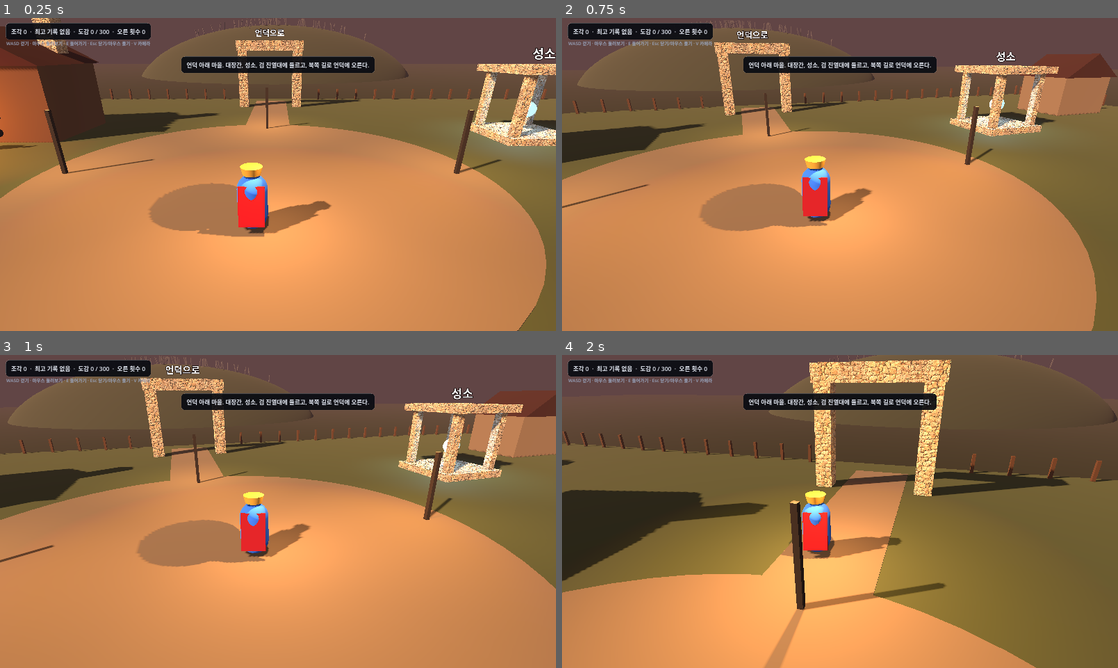
Above: before the commit, frames 1-4 (two rows, left to right).
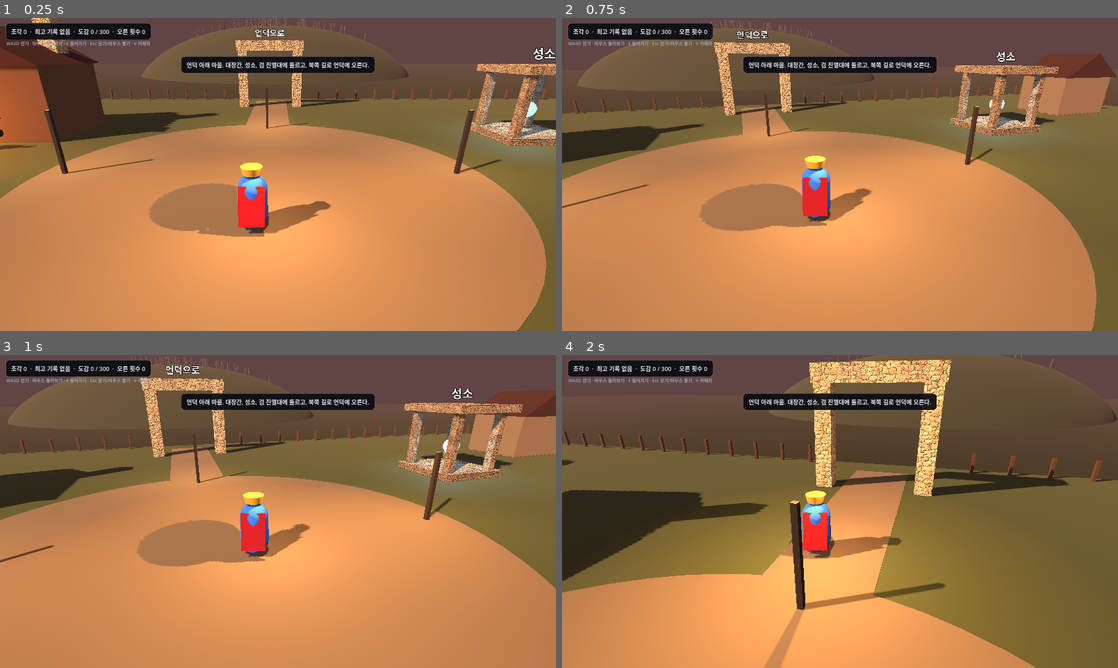
Above: after the commit, the same moments.

Repository: Razer-rgxx/chongseong
Game: Godot game, scene res://scenes/lobby/lobby.tscn
Two runs of this game, one before a commit and one after it. Both use one fixed random seed, a clock stepped at 60 frames per second and the inputs below.
Inputs (mouse positions are in pixels of both pictures, inside the frame that each line leads up to):
- Up to frame 1 (0.25 s): no input
- Up to frame 2 (0.75 s): tap Enter at 0.5 s; move the mouse to (867, 174) at 0.52 s; press the mouse at (867, 174) at 0.53 s; hold W (move_up) from 0.53 s (still down)
- Up to frame 3 (1 s): keep holding W (move_up)
- Up to frame 4 (2 s): keep holding W (move_up); move the mouse to (812, 511) at 1.27 s; release the mouse at (812, 511) at 1.28 s; tap Shift (dash) at 1.35 s

The runs differ from the first frame. In frame 1, 1.9% of the frame differs, in the area x 84-100%, y 14-41%; in frame 2, 1.6%; in frame 3, 2.1%, in the area x 71-95%, y 15-41%; in frame 4, nothing differs.

Commit message:
성소와 숫돌 제단에 큰 돌 블록 질감(Poly Haven Medieval Blocks 03, CC0)
- 받은 4K 원본을 2K JPG로 줄여 넣었다. CREDITS.md에 출처
- 질감 변환에서 RGBA EXR의 채널 순서를 바로잡았다(저장소 밖 스크립트)

Co-Authored-By: Claude Opus 5.5 <noreply@anthropic.com>
Claude-Session: https://claude.ai/code/session_016eqR6Do96CH8uLForSR8az

Diff:
--- a/scripts/lobby/lobby.gd
+++ b/scripts/lobby/lobby.gd
@@ -301,7 +301,7 @@
 
 func _build_shrine() -> void:
 	var at := Grid.cells_to_world(shrine_at)
-	var stone := VillageMaterials.get_mat("stone_wall", Color(0.5, 0.52, 0.56), 2.0)
+	var stone := VillageMaterials.get_mat("medieval_blocks_03", Color(0.5, 0.52, 0.56), 2.0)
 	var base := _box(Vector3(4.0, 0.4, 4.0), stone)
 	base.position = at + Vector3(0, 0.2, 0)
 	add_child(base)
--- a/scripts/world/altar_view.gd
+++ b/scripts/world/altar_view.gd
@@ -14,10 +14,7 @@
 	var b := BoxMesh.new()
 	b.size = Vector3(1.6, 0.9, 1.1)
 	base.mesh = b
-	var stone := StandardMaterial3D.new()
-	stone.albedo_color = Color(0.36, 0.35, 0.33)
-	stone.roughness = 1.0
-	base.material_override = stone
+	base.material_override = VillageMaterials.get_mat("medieval_blocks_03", Color(0.36, 0.35, 0.33), 1.2, Color(0.8, 0.8, 0.8))
 	base.position.y = 0.45
 	add_child(base)
 	var top := MeshInstance3D.new()
Binary file added: assets/village/medieval_blocks_03/medieval_blocks_03_diff.jpg
Not shown, added: assets/village/medieval_blocks_03/medieval_blocks_03_diff.jpg.import
Binary file added: assets/village/medieval_blocks_03/medieval_blocks_03_nor_gl.jpg
Not shown, added: assets/village/medieval_blocks_03/medieval_blocks_03_nor_gl.jpg.import
Binary file added: assets/village/medieval_blocks_03/medieval_blocks_03_rough.jpg
Not shown, added: assets/village/medieval_blocks_03/medieval_blocks_03_rough.jpg.import
Not shown, changed: CREDITS.md
